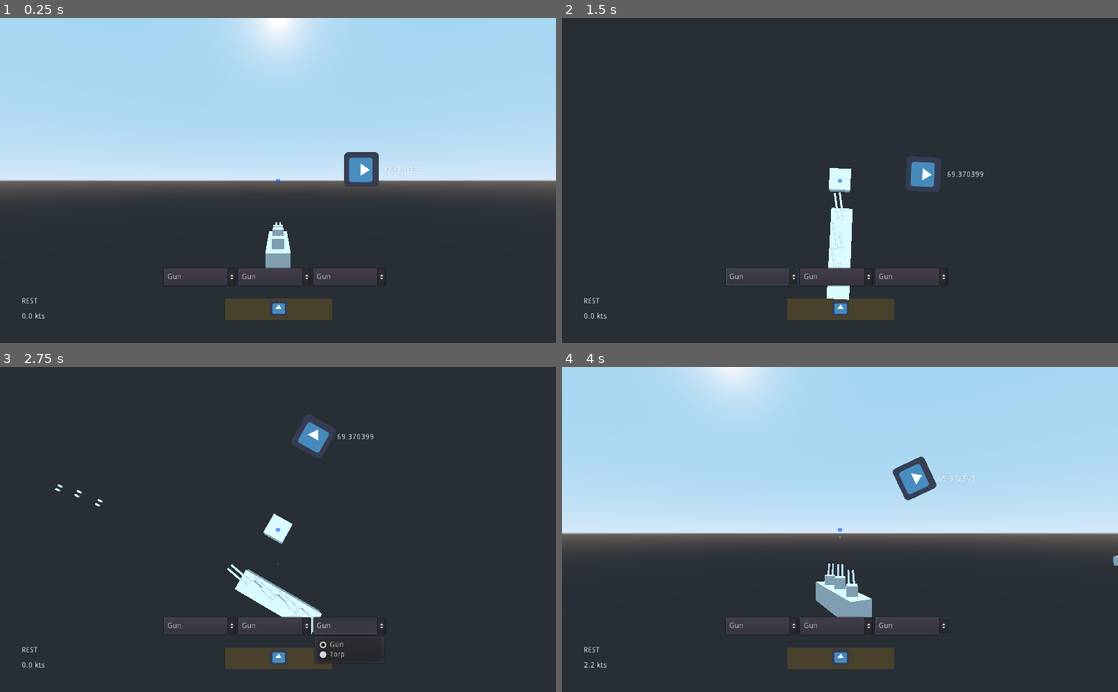
Above: before the commit, frames 1-4 (two rows, left to right).
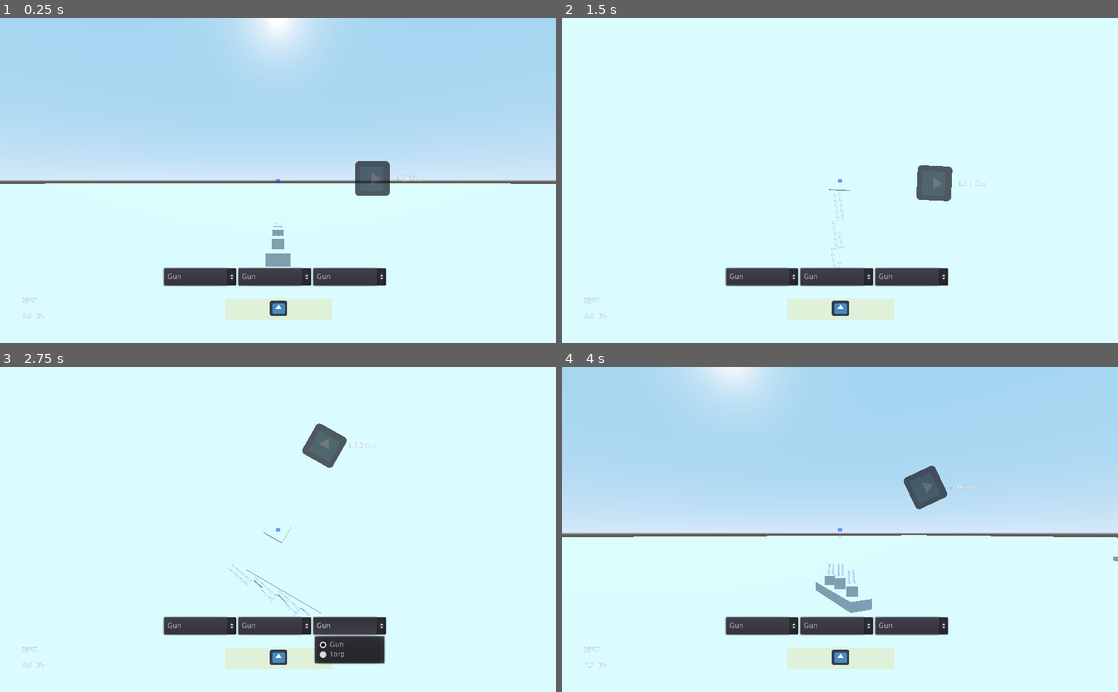
Above: after the commit, the same moments.

Repository: IndustrialDonut/IWARSHIPS
Game: Godot game, scene res://Map.tscn
Two runs of this game, one before a commit and one after it. Both use one fixed random seed, a clock stepped at 60 frames per second and the inputs below. The engine's default icon, where the game draws it, is replaced by a stand-in: a white triangle on a blue panel in a dark square.
Inputs (mouse positions are in pixels of both pictures, inside the frame that each line leads up to):
- Up to frame 1 (0.25 s): no input
- Up to frame 2 (1.5 s): click "Gun" at 0.5 s; click "Gun" at 1.25 s
- Up to frame 3 (2.75 s): click "Gun" at 2 s
- Up to frame 4 (4 s): move the mouse to (867, 529) at 2.77 s; hold W (forward) 2.78-3.53 s; hold Ctrl (ctrl) 2.78-3.53 s; move the mouse to (728, 545) at 3.52 s; hold S (back) from 3.53 s (still down); click (728, 545) at 3.6 s

The runs differ from the first frame. In frame 1, 47% of the frame differs, in the area x 0-100%, y 41-100%; in frame 2, 97%, in the area x 0-100%, y 0-100%; in frame 3, 96%; in frame 4, 46%.

Commit message:
custom water shader attempt

Diff:
--- a/Game/Map.tscn
+++ b/Game/Map.tscn
@@ -1,14 +1,36 @@
-[gd_scene load_steps=6 format=2]
+[gd_scene load_steps=12 format=2]
 
 [ext_resource path="res://RadarRWR.tscn" type="PackedScene" id=1]
 [ext_resource path="res://Ships/ControlledDD.tscn" type="PackedScene" id=2]
 [ext_resource path="res://ShipHUD.tscn" type="PackedScene" id=3]
 [ext_resource path="res://Map.gd" type="Script" id=4]
+[ext_resource path="res://Shader3.4/Water.gdshader" type="Shader" id=5]
+
+[sub_resource type="OpenSimplexNoise" id=5]
+period = 4.0
+
+[sub_resource type="NoiseTexture" id=6]
+seamless = true
+noise = SubResource( 5 )
+
+[sub_resource type="ShaderMaterial" id=4]
+shader = ExtResource( 5 )
+shader_param/noise = SubResource( 6 )
+
+[sub_resource type="PlaneMesh" id=2]
+material = SubResource( 4 )
+size = Vector2( 1000, 1000 )
+subdivide_width = 400
+subdivide_depth = 400
 
 [sub_resource type="CubeMesh" id=1]
 
+[sub_resource type="CubeMesh" id=7]
+
 [node name="Map" type="MeshInstance"]
 transform = Transform( 1, 0, 0, 0, 1, 0, 0, 0, 1, -0.219818, -0.0407777, 0.610034 )
+mesh = SubResource( 2 )
+material/0 = null
 script = ExtResource( 4 )
 
 [node name="Sun" type="DirectionalLight" parent="."]
@@ -26,4 +48,9 @@
 mesh = SubResource( 1 )
 material/0 = null
 
+[node name="MeshInstance" type="MeshInstance" parent="."]
+transform = Transform( 1, 0, 0, 0, 1, 0, 0, 0, 1, -14.9339, -2.43382, 0 )
+mesh = SubResource( 7 )
+material/0 = null
+
 [connection signal="slot_changed" from="HUD" to="." method="_on_HUD_slot_changed"]
--- a/Game/RadarInfo.gd
+++ b/Game/RadarInfo.gd
@@ -13,9 +13,11 @@
 
 	$Base.rotation = cam2dforward.angle_to(sep2d)
 
-	$MovementHelper/Range.text = str(sep2d.length())
+	var hud_dist = sep2d.length() * CONSTANTS.KM_PER_UNIT
 
-	$Base/Sprite.modulate.a = 1
+	$MovementHelper/Range.text = Helper.decimal_place_string(hud_dist, 2) + " km"
+
+	$Base/Sprite.modulate.a = 0.7
 
 
 func _process(delta: float) -> void:
--- /dev/null
+++ b/Game/Shader3.4/Water.gdshader
@@ -0,0 +1,42 @@
+shader_type spatial;
+
+uniform sampler2D noise;
+
+render_mode blend_mix;
+
+float height(float x, float z, float time){
+	// I take it the texture just wraps around when the sample points goes out of bounds
+	float wind = 0.1f * texture(noise, vec2(x,z) + time/52f).x;
+
+	float main_waves = 0.5f * sin(x / 20f + time/2f) * cos(z / 25f + time/3f);
+
+	return main_waves + wind;
+}
+
+void vertex() {
+
+	float h = height(VERTEX.x, VERTEX.z, TIME);
+
+	VERTEX.y += h;
+
+	// Somehow all of this is just simplified by the one-liner below, not sure if that's an approximation
+	// or how it works but it gives the same visual result.
+	//vec3 dx = vec3(VERTEX.x + 0.5f, height(VERTEX.x + 0.5f, VERTEX.z, TIME), VERTEX.z) - VERTEX;
+	//vec3 dz = vec3(VERTEX.x, height(VERTEX.x, VERTEX.z + 0.5f, TIME), VERTEX.z + 0.5f) - VERTEX;
+
+	//vec3 normal = normalize(cross(dz, dx));
+
+	//NORMAL = normal;
+
+	vec3 normal = normalize(vec3(h - height(VERTEX.x + 0.2, VERTEX.z, TIME), 0.2, h - height(VERTEX.x, VERTEX.z + 0.2, TIME)));
+	NORMAL = normal;
+}
+
+void fragment() {
+	float fresnel = sqrt(1.0 - dot(NORMAL, VIEW));
+	RIM = 0.3;
+	METALLIC = 0.0;
+	ROUGHNESS = 0.01 * (1.0 - fresnel);
+	ALBEDO = vec3(0.05, 0.12, 0.33) + (0.1 * fresnel);
+	ALPHA = 0.69;
+}
--- a/Game/ShipHUD.tscn
+++ b/Game/ShipHUD.tscn
@@ -122,17 +122,18 @@
 anchor_bottom = 0.5
 margin_left = -20.0
 margin_top = -20.0
-margin_right = 20.0
-margin_bottom = 20.0
+margin_right = -20.0
+margin_bottom = -20.0
 script = ExtResource( 4 )
 __meta__ = {
 "_edit_use_anchors_": false
 }
 
 [node name="Base" type="Node2D" parent="RadarRing"]
+position = Vector2( 20, 16.6254 )
 
 [node name="Sprite" type="Sprite" parent="RadarRing/Base"]
-modulate = Color( 1, 1, 1, 0.54902 )
+modulate = Color( 0.239216, 0.239216, 0.239216, 0.54902 )
 position = Vector2( 0, -173.981 )
 texture = ExtResource( 2 )
 
@@ -142,7 +143,7 @@
 update_scale = false
 
 [node name="MovementHelper" type="Node2D" parent="RadarRing"]
-position = Vector2( 0, -173.981 )
+position = Vector2( 20, -157.356 )
 
 [node name="Range" type="Label" parent="RadarRing/MovementHelper"]
 margin_left = 43.2148
